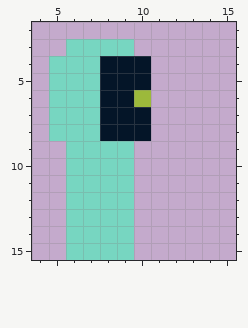
Edited in one commit: pixel-art sprite (TimeWizard/art/player/TimeWizard.png). Above, as it was before the edit.
The file is 16x16 pixels. Shown: x 4..15, y 2..15.
Now the later version:
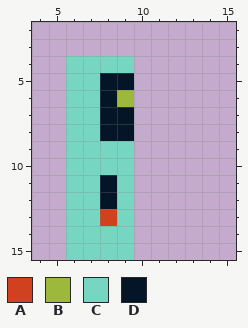
Palette (. is transparent): A #d1401f  B #9cb93b  C #77d6c1  D #041528
Edits made:
y 3: x 6..9 CCCC -> ....
y 4: x 5 C -> .; x 8..10 DDD -> CC.
y 5: x 5 C -> .; x 10 D -> .
y 6: x 5 C -> .; x 9..10 DB -> B.
y 7..8: x 5 C -> .; x 10 D -> .
y 11..12: x 8 C -> D
y 13: x 8 C -> A
Pixel boxes of the changes (left, top, right, bottom) in both pictures:
changed: (49, 39, 151, 226)
